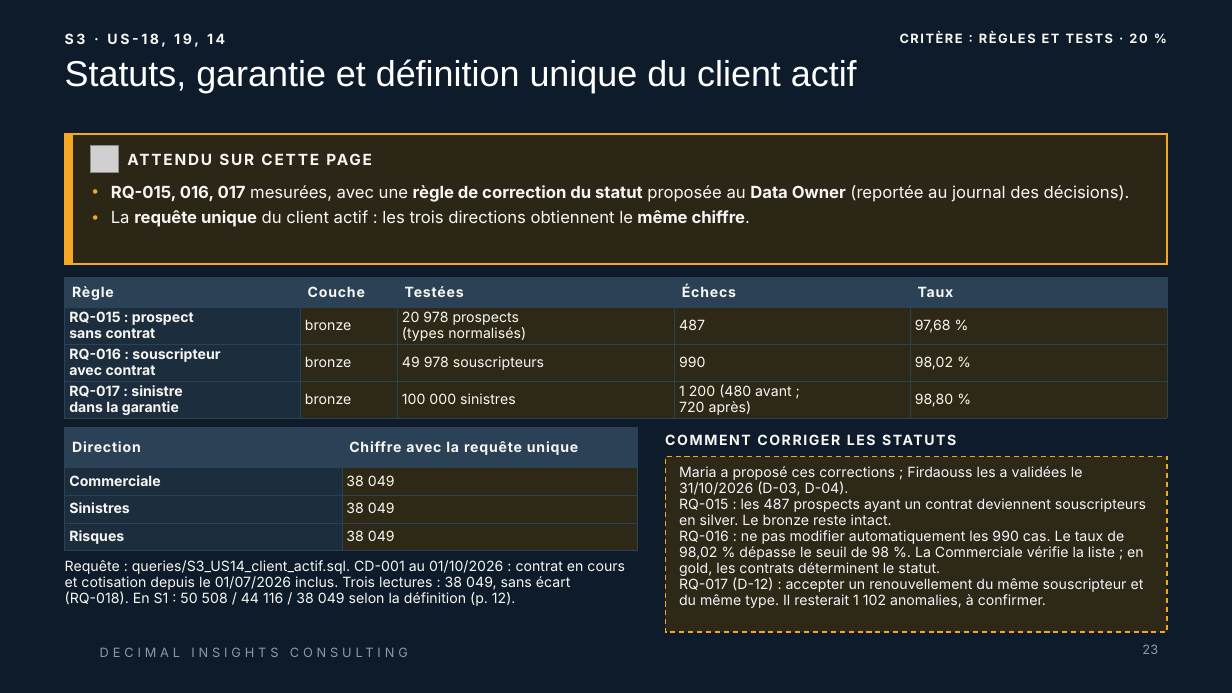
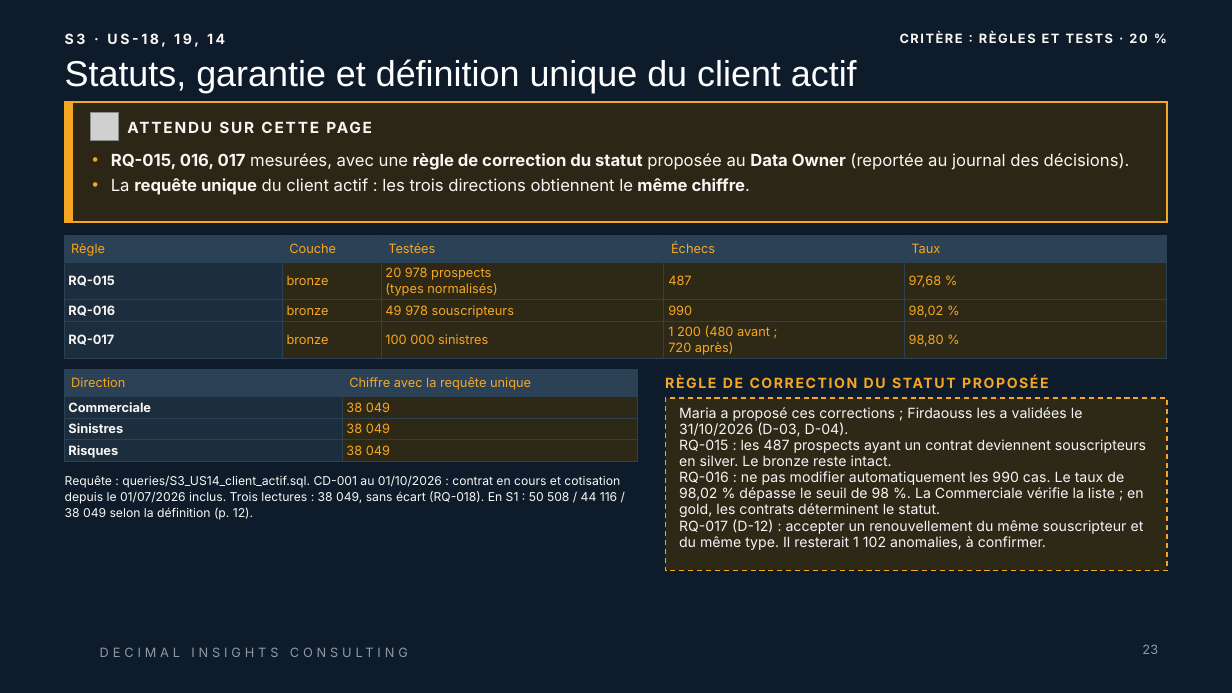
Before and after one commit to ruthabebeneg/td-qualite-g02, a slide deck: slide 23 of livrables/Livrable_Groupe_TD_AssurConnect.pptx. Drawn at 1232x693 pixels with LibreOffice and Linux fonts; fonts in the diff are those of the drawing; grey boxes stand for pictures; background and template pictures are left out. Boxes give left, top, right and bottom in pixels: in the first picture for what was removed or moved away, otherwise in the second. Text is boxed around its words. In the diff, an @@ line names an element or a change of style, - is before the commit and + after.

```diff
--- a/livrables/Livrable_Groupe_TD_AssurConnect.pptx
+++ b/livrables/Livrable_Groupe_TD_AssurConnect.pptx
@@ rectangle: place and size @@
-rectangle at box(65, 134, 1167, 264)
+rectangle at box(65, 102, 1167, 222)
@@ rectangle: place and size @@
-rectangle at box(65, 134, 73, 264)
+rectangle at box(65, 102, 73, 222)
@@ picture: place and size @@
-picture at box(91, 145, 118, 173)
+picture at box(91, 113, 118, 140)
@@ text "ATTENDU SUR CETTE PAGE": place and size @@
-text "ATTENDU SUR CETTE PAGE" at box(128, 146, 867, 172)
+text "ATTENDU SUR CETTE PAGE" at box(128, 114, 867, 140)
@@ text "RQ-015, 016, 017 mesurées, avec ...": place and size @@
-text "RQ-015, 016, 017 mesurées, avec ..." at box(111, 185, 1130, 227)
+text "RQ-015, 016, 017 mesurées, avec ..." at box(111, 153, 1130, 195)
@@ table at box(64, 235, 1166, 359) @@
-row 2, column 1: RQ-015 : prospect / sans contrat
+row 2, column 1: RQ-015
-row 3, column 1: RQ-016 : souscripteur / avec contrat
+row 3, column 1: RQ-016
-row 4, column 1: RQ-017 : sinistre / dans la garantie
+row 4, column 1: RQ-017
@@ size 11 to 10 pt, text colour #F7F6F2 to #F5A623 in "Règle", "Couche", "Testées", "Échecs" and 15 more places @@
@@ letter spacing 0.6 to 0 pt, bold off in "Règle", "Couche", "Testées", "Échecs" and 1 more places @@
@@ table: place and size @@
-table at box(65, 278, 1167, 419)
+table at box(64, 235, 1166, 359)
@@ table at box(64, 370, 638, 462) @@
@@ size 11 to 10 pt @@
@@ text colour #F7F6F2 to #F5A623 in "Direction", "Chiffre avec la requête unique", "38 049", "38 049" and 1 more places @@
@@ letter spacing 0.6 to 0 pt, bold off in "Direction", "Chiffre avec la requête unique" @@
@@ table: place and size @@
-table at box(65, 427, 638, 551)
+table at box(64, 370, 638, 462)
@@ text at box(665, 370, 1167, 396): text changed; text colour #F7F6F2 to #F5A623 @@
-COMMENT CORRIGER LES STATUTS
+RÈGLE DE CORRECTION DU STATUT PROPOSÉE
@@ rectangle "Maria a proposé ces corrections ...": place and size @@
-rectangle "Maria a proposé ces corrections ..." at box(665, 457, 1167, 632)
+rectangle "Maria a proposé ces corrections ..." at box(665, 398, 1167, 570)
@@ text "Requête : queries/S3_US14_client_actif.sql. CD-001 au ...": place and size @@
-text "Requête : queries/S3_US14_client_actif.sql. CD-001 au ..." at box(65, 560, 625, 606)
+text "Requête : queries/S3_US14_client_actif.sql. CD-001 au ..." at box(65, 475, 620, 520)
@@ text "Requête : queries/S3_US14_client_actif.sql. CD-001 au ..." at box(65, 475, 620, 520): size 11 to 9.5 pt @@
```
Also in this commit, not shown: 41 other slides changed, 12 other files.
